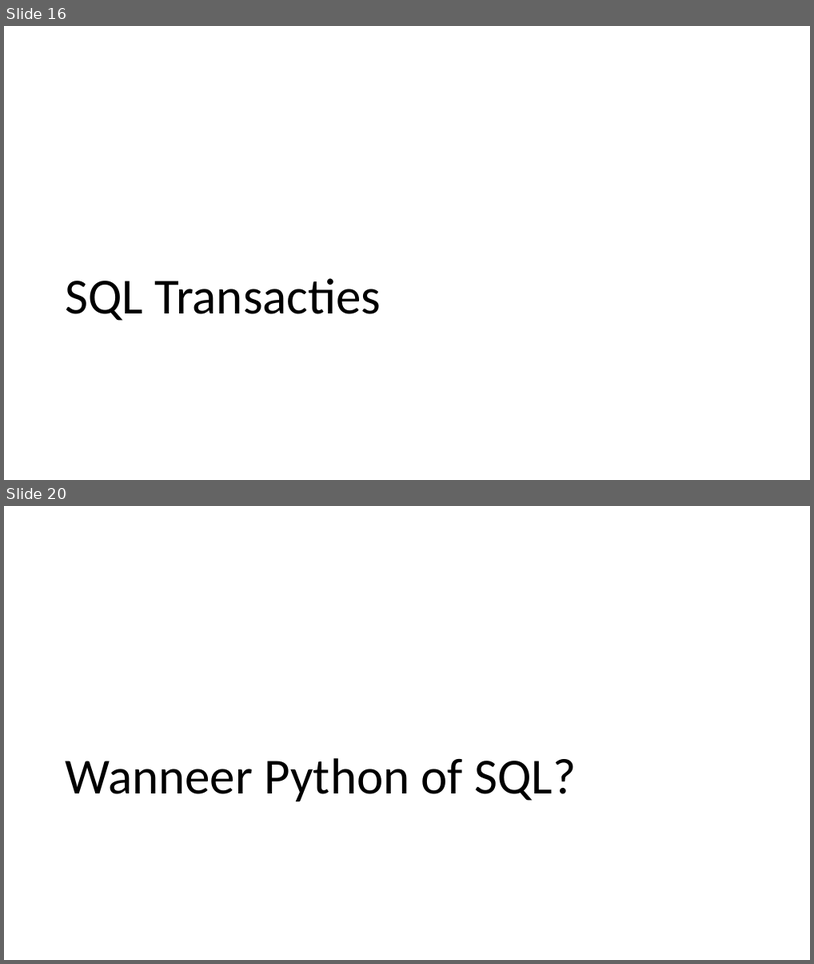
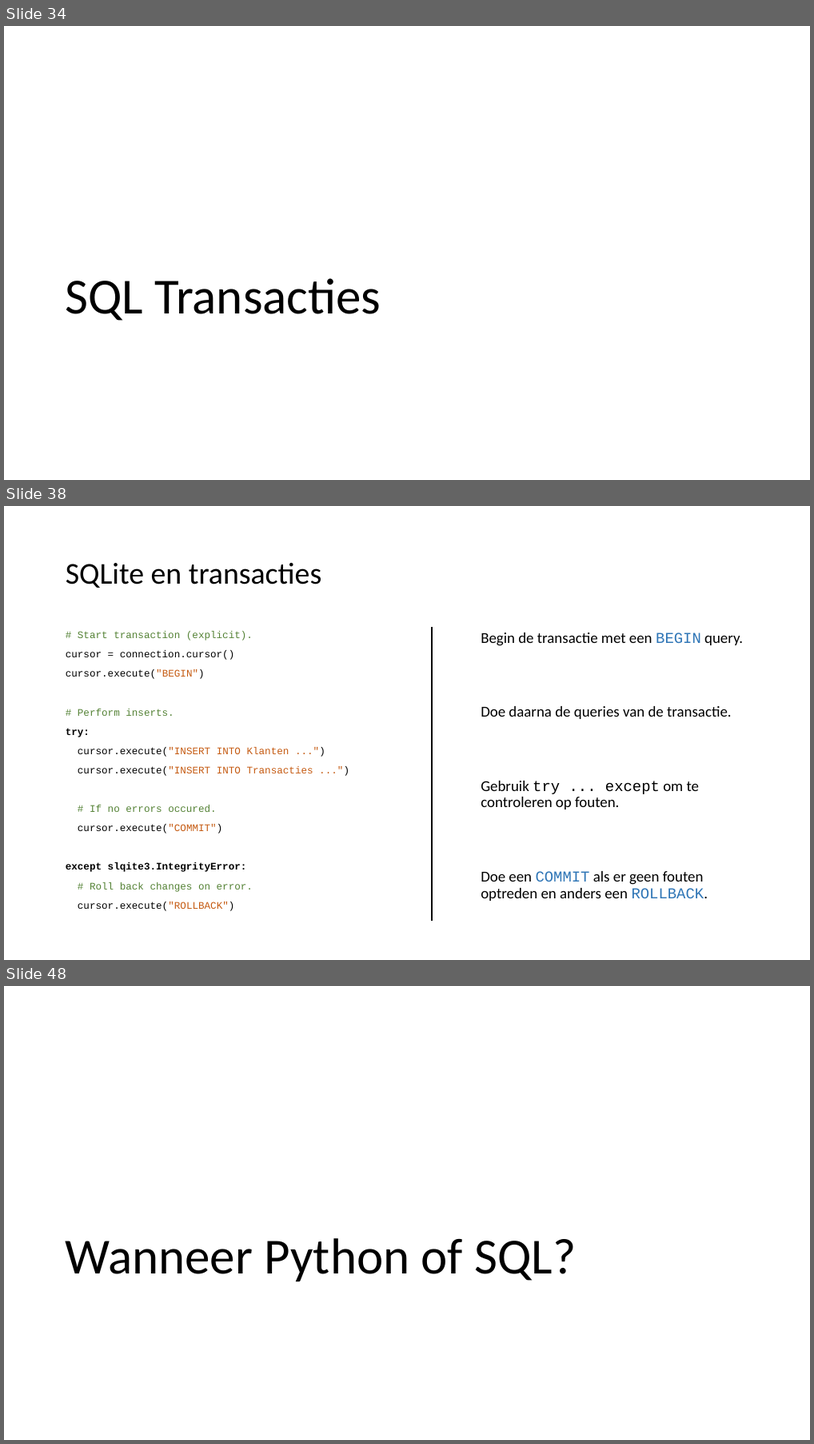
Before and after one commit to LFKoning/knowledge-sharing, a slide deck: sql_course/3_python/3_python.pptx. Shown one above the other, each under a label of ours: slides 16 and 20 before the commit, slides 34, 38 and 48 after it; the slides between them are not shown. The pictures are 814x964 and 814x1444 pixels, drawn with LibreOffice and Linux fonts; fonts in the diff are those of the drawing. Boxes give left, top, right and bottom in pixels: in the first picture for what was removed or moved away, otherwise in the second. Text is boxed around its words. In the diff, an @@ line names an element or a change of style, - is before the commit and + after.

Commit message:
Update SQL part 3 basic sqlite

```diff
--- a/sql_course/3_python/3_python.pptx
+++ b/sql_course/3_python/3_python.pptx
@@ slide 38 added at (x1=4, y1=506, x2=810, y2=960), background #FFFFFF @@
@@ title added at (x1=66, y1=563, x2=322, y2=588), 36 pt, text #000000 @@
+SQLite en transacties
@@ text added at (x1=66, y1=631, x2=314, y2=911), 12 pt, text #000000 @@
+# Start transaction (explicit).
+cursor = connection.cursor()
+cursor.execute("BEGIN")
+# Perform inserts.
+try:
+cursor.execute("INSERT INTO Klanten ...")
+cursor.execute("INSERT INTO Transacties ...")
+# If no errors occured.
+cursor.execute("COMMIT")
+except slqite3.IntegrityError:
+# Roll back changes on error.
+cursor.execute("ROLLBACK")
@@ line added from (432, 627) to (432, 920), #000000 1.5 pt @@
@@ text added at (x1=481, y1=632, x2=743, y2=900), 18 pt, text #000000 @@
+Begin de transactie met een BEGIN query.
+Doe daarna de queries van de transactie.
+Gebruik try ... except om te controleren op fouten.
+Doe een COMMIT als er geen fouten optreden en anders een ROLLBACK.
@@ what was slide 16 is now slide 34 @@
@@ what was slide 20 is now slide 48 @@
```
Also in this commit, not shown: 12 slides changed, 30 other slides added, 3 slides removed, 11 other files.
